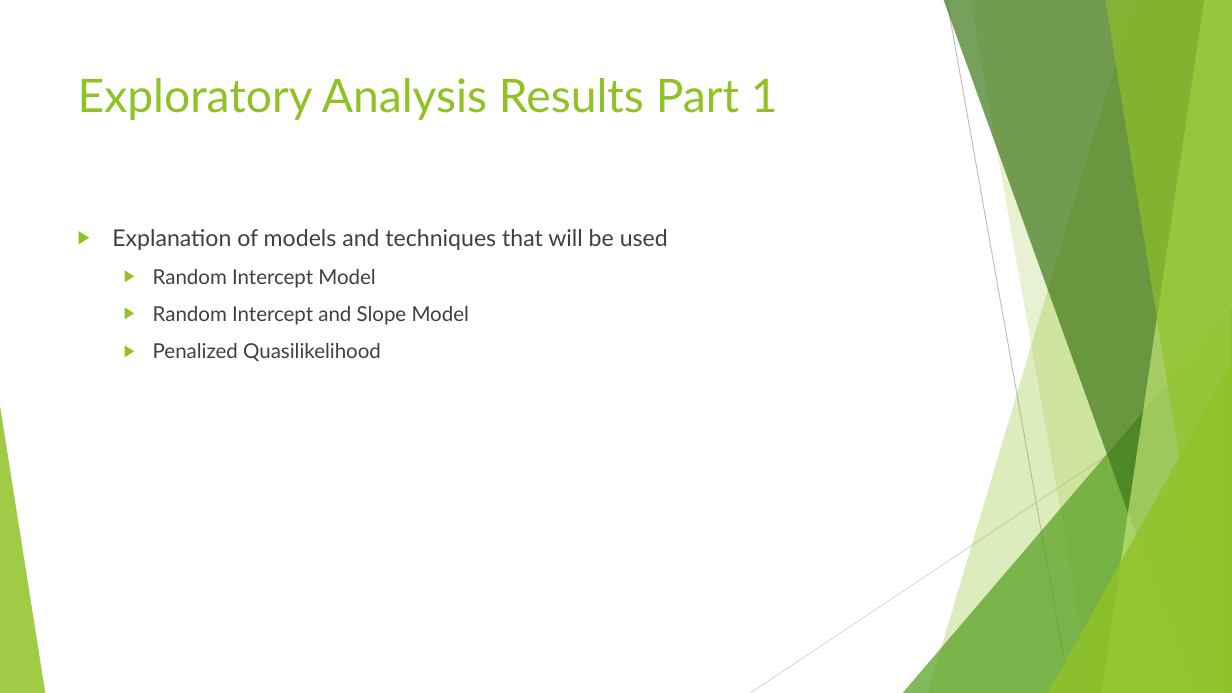
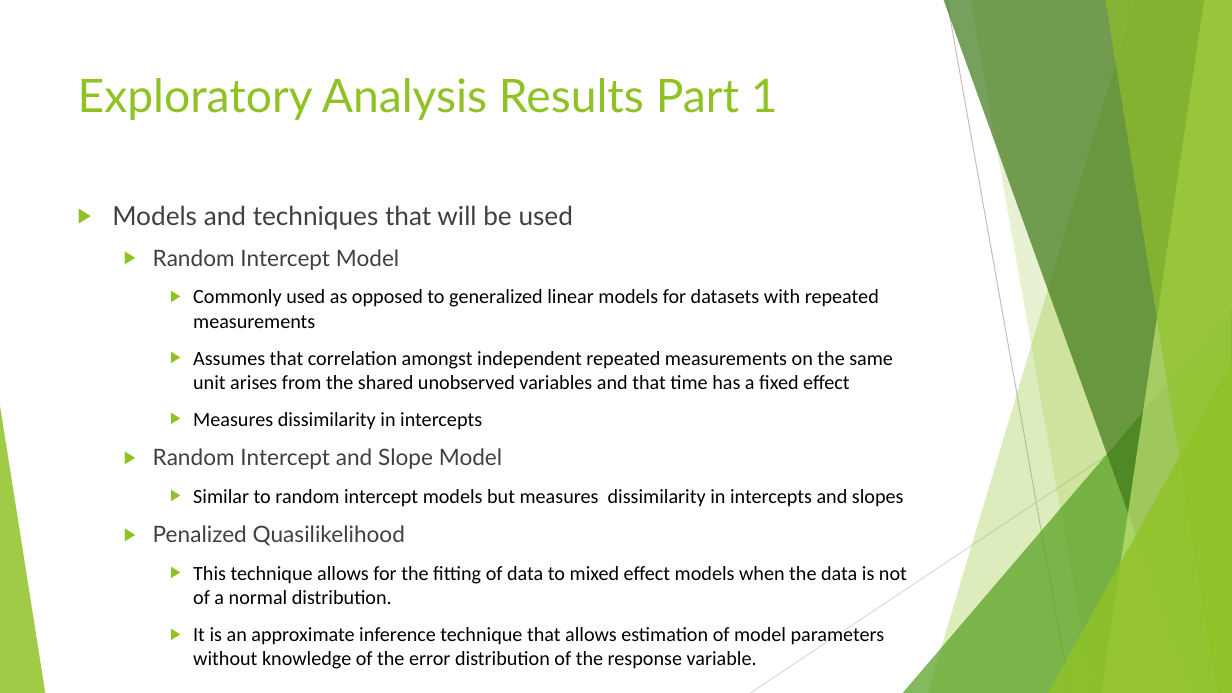
Before and after one commit to ggunaward/Analytics-Portfolio, a slide deck: slide 8 of R/STAT 601 - Applied Statistics I/Project 4 - Mixed Effects Model Analysis Typing Dynamics/Project 4 Powerpoint - Gavin Gunawardena.pptx. Drawn at 1232x693 pixels with LibreOffice and Linux fonts; fonts in the diff are those of the drawing. Boxes give left, top, right and bottom in pixels: in the first picture for what was removed or moved away, otherwise in the second. Text is boxed around its words. In the diff, an @@ line names an element or a change of style, - is before the commit and + after.

Commit message:
Text update to STAT 601 mixed effects model project powerpoint text.

```diff
--- a/R/STAT 601 - Applied Statistics I/Project 4 - Mixed Effects Model Analysis Typing Dynamics/Project 4 Powerpoint - Gavin Gunawardena.pptx
+++ b/R/STAT 601 - Applied Statistics I/Project 4 - Mixed Effects Model Analysis Typing Dynamics/Project 4 Powerpoint - Gavin Gunawardena.pptx
@@ text "Models and techniques that will ...": place and size @@
-text "Models and techniques that will ..." at (112, 229, 668, 361)
+text "Models and techniques that will ..." at (112, 205, 907, 645)
@@ text at (112, 205, 573, 230): text changed; size 18 to 20.4 pt @@
-▶ Explanation of models and techniques that will be used
+▶ Models and techniques that will be used
@@ text at (153, 249, 502, 546): size 16 to 17.6 pt in "Random Intercept Model", "Random Intercept and Slope Model", "Penalized Quasilikelihood" @@
@@ text at (193, 289, 893, 430): paragraphs added @@
+    ▶ Commonly used as opposed to generalized linear models for datasets with repeated measurements
+    ▶ Assumes that correlation amongst independent repeated measurements on the same unit arises from the shared unobserved variables and that time has a fixed effect
+    ▶ Measures dissimilarity in intercepts
@@ text at (193, 489, 904, 507): paragraph added @@
+    ▶ Similar to random intercept models but measures dissimilarity in intercepts and slopes
@@ text at (193, 566, 907, 645): paragraphs added @@
+    ▶ This technique allows for the fitting of data to mixed effect models when the data is not of a normal distribution.
+    ▶ It is an approximate inference technique that allows estimation of model parameters without knowledge of the error distribution of the response variable.
```
Also in this commit, not shown: 1 other file.
